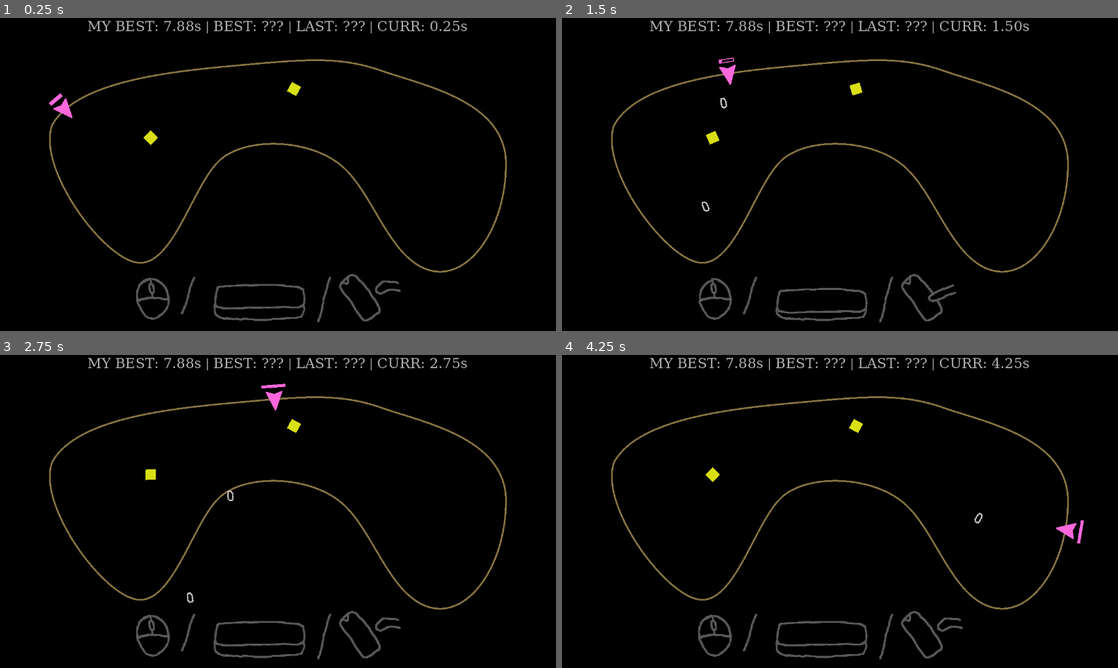
Above: before the commit, frames 1-4 (two rows, left to right).
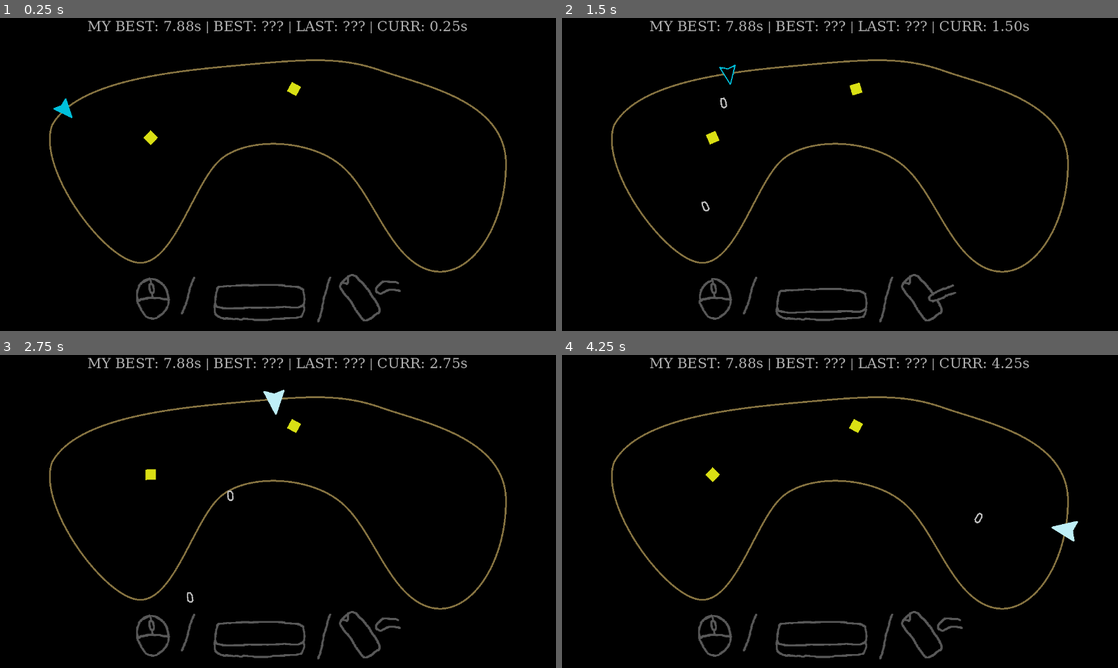
Above: after the commit, the same moments.

Repository: pranabekka/rails-shooter
Game: Godot game, scene res://root.tscn
Same seed, same stepped clock (60 frames per second), same inputs: the game is played once before the commit and once after it.
Inputs:
- Up to frame 1 (0.25 s): no input
- Up to frame 2 (1.5 s): tap Space (action) at 0.6, 1.35 s
- Up to frame 3 (2.75 s): tap Space (action) at 2.1 s
- Up to frame 4 (4.25 s): tap Space (action) at 2.85, 3.6 s

The runs differ from the first frame. In frame 1, 0.1% of the frame differs, in the area x 8-14%, y 24-32%; in frame 2, 0.1%; in frame 3, 0.2%, in the area x 33-52%, y 9-80%; in frame 4, 0.2%.

Commit message:
show cooldown inside player arrow
and clean up a bunch of junk

Diff:
--- a/root.gd
+++ b/root.gd
@@ -7,9 +7,14 @@
 #       so it's good to know where they are
 
 
+var player_colour = Color.from_ok_hsl(randf(), 1.0, 0.7)
+
+
 const BULLET_SCENE = preload("res://bullet.tscn")
 
+
 var player = { "speed_multiplier": 1.0 }
+
 
 var laps = {
 	"best": null,
@@ -19,22 +24,20 @@
 
 
 func _ready() -> void:
-	var player_colour = Color.from_ok_hsl(randf(), 1.0, 0.7)
-
 	%outline.default_color = player_colour
-	%fill.color = player_colour
+	#%fill.color = player_colour
 
 	# cooldown_bar background
 	var stylebox_bg = %cooldown_bar.get_theme_stylebox("background").duplicate()
 	stylebox_bg.border_color = player_colour
 	%cooldown_bar.add_theme_stylebox_override("background", stylebox_bg)
-	%cooldown_bar2.add_theme_stylebox_override("background", stylebox_bg)
+	#%cooldown_bar2.add_theme_stylebox_override("background", stylebox_bg)
 
 	# cooldown_bar fill
 	var stylebox_fill = %cooldown_bar.get_theme_stylebox("fill").duplicate()
 	stylebox_fill.bg_color = player_colour
 	%cooldown_bar.add_theme_stylebox_override("fill", stylebox_fill)
-	%cooldown_bar2.add_theme_stylebox_override("fill", stylebox_fill)
+	#%cooldown_bar2.add_theme_stylebox_override("fill", stylebox_fill)
 
 	%hint_controls.play("default")
 
@@ -59,7 +62,7 @@
 		shoot()
 
 	%cooldown_bar.value = %cooldown_timer.wait_time - %cooldown_timer.time_left
-	%cooldown_bar2.value = %cooldown_timer.wait_time - %cooldown_timer.time_left
+	#%cooldown_bar2.value = %cooldown_timer.wait_time - %cooldown_timer.time_left
 
 	# TODO: detect laps
 		# - reaching end of lap
@@ -116,14 +119,27 @@
 
 
 func cooldown_over():
-	# TODO: exaggerate animation further
-	# TODO: animate to x scale 0 and y scale 1.5 or so at the end
-	#       like a portal closing animation
-	var anim_step_duration = .1
-	var tweener = create_tween()
-	tweener.tween_property(%cooldown_bar, "scale", Vector2(1.8, .6), anim_step_duration)
-	tweener.tween_property(%cooldown_bar, "scale", Vector2(.4, 1.7), anim_step_duration)
-	tweener.tween_property(%cooldown_bar, "scale", Vector2(1, 1), anim_step_duration)
+	# TODO: make node2d parent for %outline (line2d)
+	#       so that i can scale relative to a different pivot point
+	#       from the first point in the line2d's curve
+
+	var hitflash_colour = player_colour.lightened(0.9)
+
+	var stylebox = %cooldown_bar.get_theme_stylebox("fill").duplicate()
+	%cooldown_bar.add_theme_stylebox_override("fill", stylebox)
+
+	var stylebox_tweener = create_tween()
+	var outline_tweener = create_tween()
+	var size_tweener = create_tween()
+
+	stylebox_tweener.tween_property(stylebox, "bg_color", hitflash_colour, 0.1)
+	outline_tweener.tween_property(%outline, "default_color", hitflash_colour, 0.1)
+	size_tweener.tween_property(%outline, "scale", Vector2(1.2, 1.2), 0.1)
+
+	stylebox_tweener.tween_property(stylebox, "bg_color", player_colour, 0.1)
+	outline_tweener.tween_property(%outline, "default_color", player_colour, 0.1)
+	size_tweener.tween_property(%outline, "scale", Vector2(0.9, 0.9), 0.1)
+
 
 
 func lap_over(area):
--- a/root.tscn
+++ b/root.tscn
@@ -4,6 +4,12 @@
 [ext_resource type="Script" path="res://bawx.gd" id="2_dob0l"]
 [ext_resource type="Texture2D" uid="uid://bpmfeojdh73xj" path="res://anim-controls-frame1.png" id="3_t0f72"]
 [ext_resource type="Texture2D" uid="uid://dvem02ka8sh11" path="res://anim-controls-frame2.png" id="4_qehpu"]
+
+[sub_resource type="Curve2D" id="Curve2D_gecn7"]
+_data = {
+"points": PackedVector2Array(-53, 98.7618, 53, -98.7618, 0, 145, -163, 15, 163, -15, 413, 6, -100, -35.6357, 100, 35.6357, 758, 17, 1, -148.652, -1, 148.652, 1045, 237, 91, 27.4904, -91, -27.4904, 868, 484, 72, 65.1624, -72, -65.1624, 669, 242, 62, -52.9445, -62, 52.9445, 389, 224, 79, 0, -79, 0, 203, 467, -36, 101.816, 36, -101.816, 0, 145)
+}
+point_count = 9
 
 [sub_resource type="StyleBoxFlat" id="StyleBoxFlat_wcsmq"]
 bg_color = Color(0, 0, 0, 1)
@@ -12,12 +18,6 @@
 border_width_right = 2
 border_width_bottom = 2
 anti_aliasing = false
-
-[sub_resource type="Curve2D" id="Curve2D_gecn7"]
-_data = {
-"points": PackedVector2Array(-53, 98.7618, 53, -98.7618, 0, 145, -163, 15, 163, -15, 413, 6, -100, -35.6357, 100, 35.6357, 758, 17, 1, -148.652, -1, 148.652, 1045, 237, 91, 27.4904, -91, -27.4904, 868, 484, 72, 65.1624, -72, -65.1624, 669, 242, 62, -52.9445, -62, 52.9445, 389, 224, 79, 0, -79, 0, 203, 467, -36, 101.816, 36, -101.816, 0, 145)
-}
-point_count = 9
 
 [sub_resource type="StyleBoxFlat" id="StyleBoxFlat_px5sf"]
 
@@ -46,17 +46,6 @@
 [node name="root" type="Node2D"]
 script = ExtResource("1_ura10")
 
-[node name="cooldown_bar2" type="ProgressBar" parent="."]
-unique_name_in_owner = true
-visible = false
-offset_left = 533.0
-offset_top = 366.0
-offset_right = 732.0
-offset_bottom = 390.0
-theme_override_styles/background = SubResource("StyleBoxFlat_wcsmq")
-max_value = 0.5
-show_percentage = false
-
 [node name="rail" type="Path2D" parent="."]
 unique_name_in_owner = true
 position = Vector2(119.854, 108.355)
@@ -68,46 +57,49 @@
 position = Vector2(0, 145)
 rotation = -1.07826
 
-[node name="cooldown_bar" type="ProgressBar" parent="rail/PathFollow2D"]
+[node name="cooldown_timer" type="Timer" parent="rail/PathFollow2D"]
+unique_name_in_owner = true
+wait_time = 0.5
+one_shot = true
+
+[node name="outline" type="Line2D" parent="rail/PathFollow2D"]
+unique_name_in_owner = true
+position = Vector2(0, -14)
+scale = Vector2(0.9, 0.9)
+points = PackedVector2Array(19.9752, -7.76814, 0, 39.9504, -20.265, -8.43086, 0, -1.10973)
+closed = true
+width = 3.0
+
+[node name="bullet_spawner" type="Marker2D" parent="rail/PathFollow2D/outline"]
+unique_name_in_owner = true
+position = Vector2(0, 45.4991)
+scale = Vector2(1.10973, 1.10973)
+
+[node name="fill" type="Polygon2D" parent="rail/PathFollow2D/outline"]
+show_behind_parent = true
+clip_children = 1
+polygon = PackedVector2Array(19.4883, -7.33243, 0.331116, 38.2122, -20.8204, -8.37073, 0.988998, -1.1832)
+
+[node name="cooldown_bar" type="ProgressBar" parent="rail/PathFollow2D/outline/fill"]
 unique_name_in_owner = true
 anchors_preset = 8
 anchor_left = 0.5
 anchor_top = 0.5
 anchor_right = 0.5
 anchor_bottom = 0.5
-offset_left = -17.7803
-offset_top = -39.0931
-offset_right = 17.2197
-offset_bottom = -30.0931
+offset_left = 1.45983
+offset_top = -2.6953
+offset_right = 61.4598
+offset_bottom = 44.3047
 grow_horizontal = 2
 grow_vertical = 2
+rotation = 1.57079
 pivot_offset = Vector2(18, 5)
 theme_override_styles/background = SubResource("StyleBoxFlat_wcsmq")
 theme_override_styles/fill = SubResource("StyleBoxFlat_px5sf")
 max_value = 0.5
+value = 0.5
 show_percentage = false
-
-[node name="cooldown_timer" type="Timer" parent="rail/PathFollow2D"]
-unique_name_in_owner = true
-wait_time = 0.5
-one_shot = true
-
-[node name="outline" type="Line2D" parent="rail/PathFollow2D"]
-unique_name_in_owner = true
-position = Vector2(0, -14)
-scale = Vector2(0.901117, 0.901117)
-points = PackedVector2Array(19.9752, -7.76814, 0, 39.9504, -20.265, -8.43086, 0, -1.10973)
-closed = true
-width = 3.0
-
-[node name="bullet_spawner" type="Marker2D" parent="rail/PathFollow2D/outline"]
-unique_name_in_owner = true
-position = Vector2(0, 45.4991)
-scale = Vector2(1.10973, 1.10973)
-
-[node name="fill" type="Polygon2D" parent="rail/PathFollow2D/outline"]
-unique_name_in_owner = true
-polygon = PackedVector2Array(19.4883, -7.33243, 0.331116, 38.2122, -19.3001, -7.92719, -0.0065918, -0.648895)
 
 [node name="player_area" type="Area2D" parent="rail/PathFollow2D" groups=["player"]]
 
